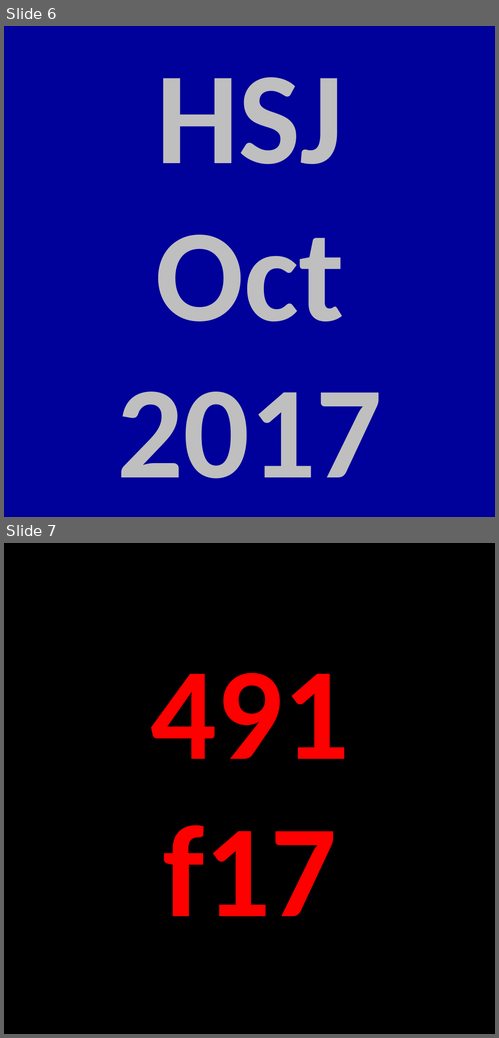
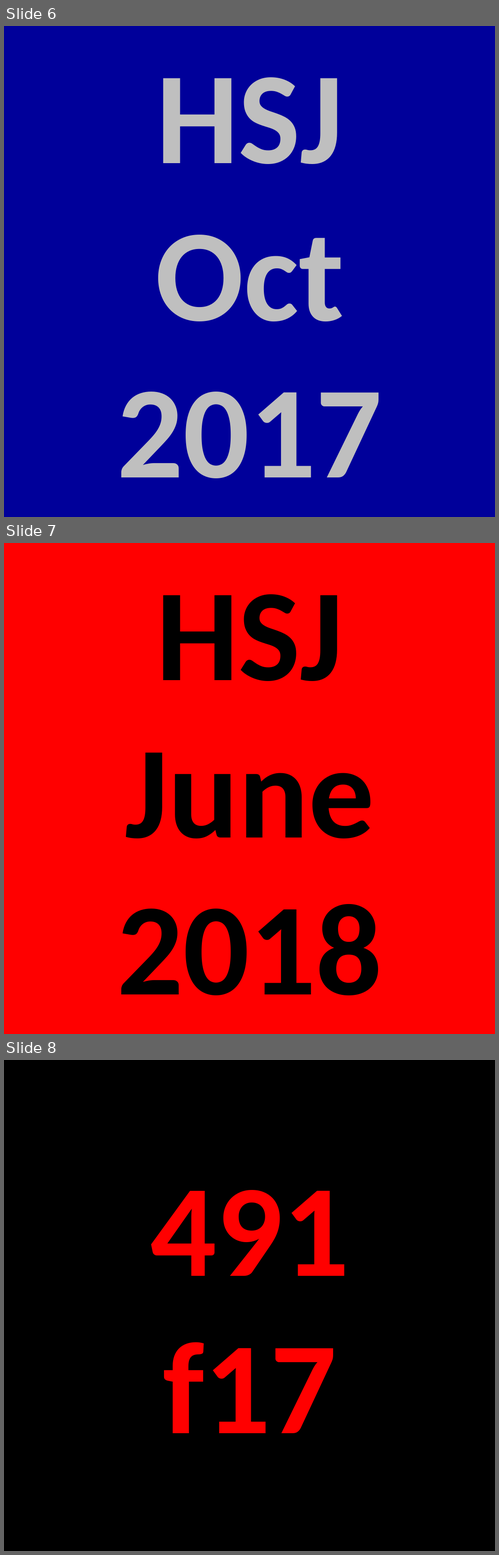
Before and after one commit to hardlystrictlyjerry/hardlystrictlyjerry.github.io, a slide deck: resources/soundcloud.pptx. Shown one above the other, each under a label of ours: slides 6 and 7 before the commit, slides 6, 7 and 8 after it. The pictures are 499x1038 and 499x1555 pixels, drawn with LibreOffice and Linux fonts; fonts in the diff are those of the drawing. Boxes give left, top, right and bottom in pixels: in the first picture for what was removed or moved away, otherwise in the second. Text is boxed around its words. In the diff, an @@ line names an element or a change of style, - is before the commit and + after.

Commit message:
June(2)

```diff
--- a/resources/soundcloud.pptx
+++ b/resources/soundcloud.pptx
@@ slide 7 added at (x1=4, y1=543, x2=495, y2=1034), background #FF0000 @@
@@ title added at (x1=117, y1=594, x2=382, y2=996), 96 pt, text #000000, bold @@
+HSJ
+June
+2018
@@ what was slide 7 is now slide 8 @@
```
Also in this commit, not shown: 1 other file.
